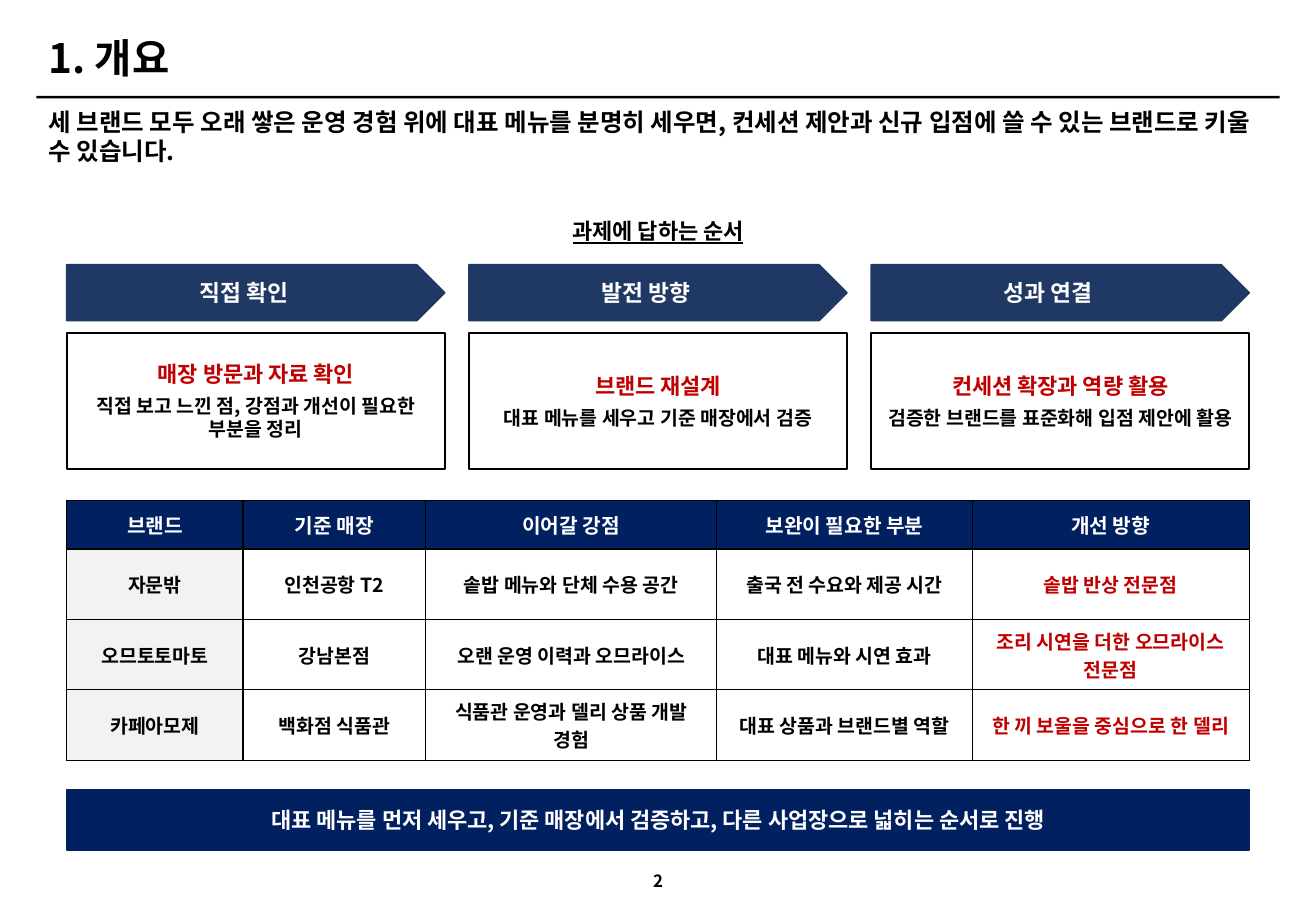
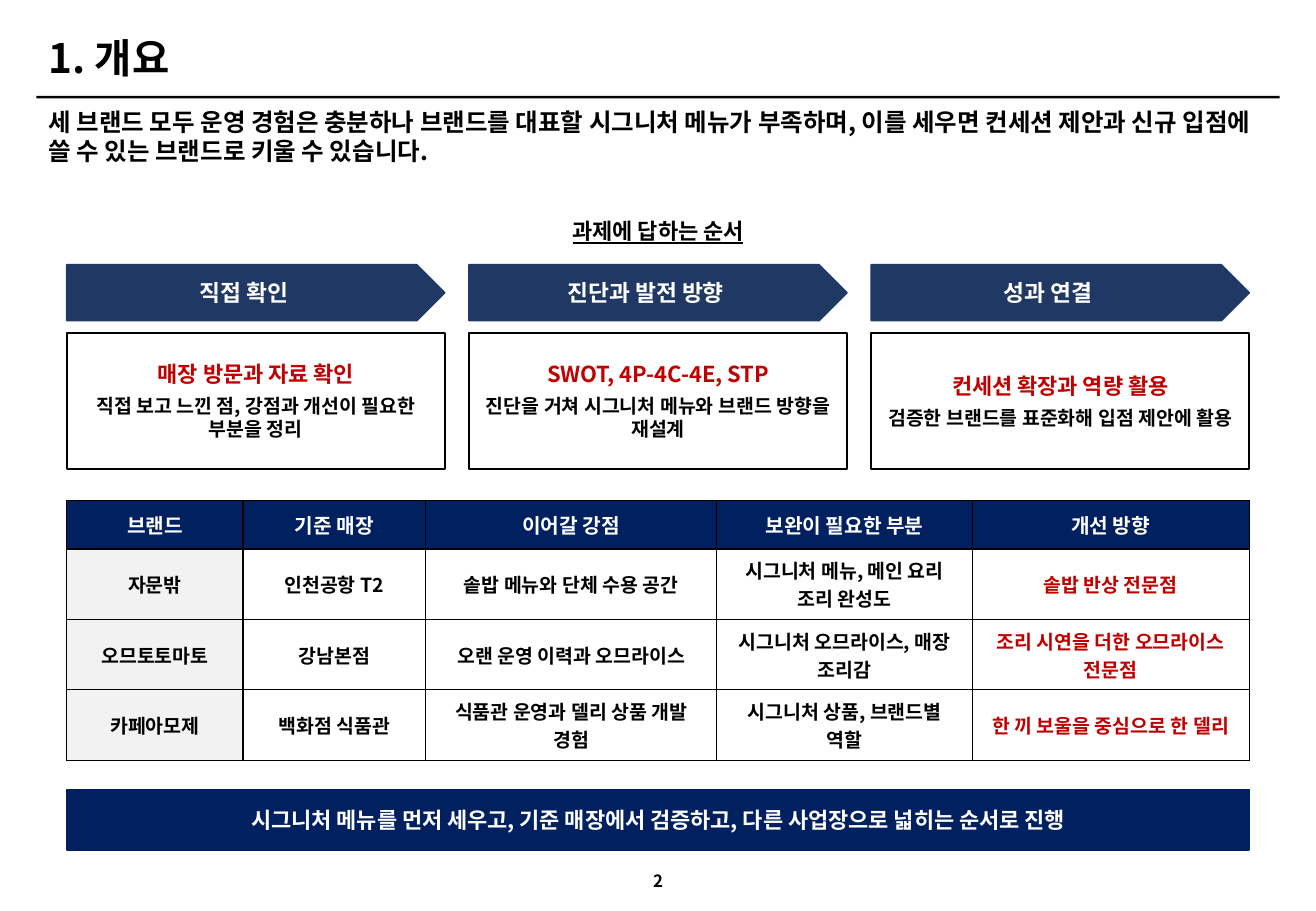
Before and after one commit to grandnim-wq/Claude, a slide deck: slide 2 of 아모제_3개브랜드_개선전략_최종.pptx. Drawn at 1316x911 pixels with LibreOffice and Linux fonts; fonts in the diff are those of the drawing. Boxes give left, top, right and bottom in pixels: in the first picture for what was removed or moved away, otherwise in the second. Text is boxed around its words. In the diff, an @@ line names an element or a change of style, - is before the commit and + after.

```diff
--- a/아모제_3개브랜드_개선전략_최종.pptx
+++ b/아모제_3개브랜드_개선전략_최종.pptx
@@ text at [49,110,1251,163]: text changed @@
-세 브랜드 모두 오래 쌓은 운영 경험 위에 대표 메뉴를 분명히 세우면, 컨세션 제안과 신규 입점에 쓸 수 있는 브랜드로 키울 수 있습니다.
+세 브랜드 모두 운영 경험은 충분하나 브랜드를 대표할 시그니처 메뉴가 부족하며, 이를 세우면 컨세션 제안과 신규 입점에 쓸 수 있는 브랜드로 키울 수 있습니다.
@@ text at [568,281,724,303]: text changed @@
-발전 방향
+진단과 발전 방향
@@ text at [486,365,830,438]: text changed @@
-브랜드 재설계
-대표 메뉴를 세우고 기준 매장에서 검증
+SWOT, 4P-4C-4E, STP
+진단을 거쳐 시그니처 메뉴와 브랜드 방향을 재설계
@@ table at [67,501,1249,753] @@
-row 2, column 4: 출국 전 수요와 제공 시간
+row 2, column 4: 시그니처 메뉴, 메인 요리 조리 완성도
-row 3, column 4: 대표 메뉴와 시연 효과
+row 3, column 4: 시그니처 오므라이스, 매장 조리감
-row 4, column 4: 대표 상품과 브랜드별 역할
+row 4, column 4: 시그니처 상품, 브랜드별 역할
@@ text at [251,809,1065,833]: text changed @@
-대표 메뉴를 먼저 세우고, 기준 매장에서 검증하고, 다른 사업장으로 넓히는 순서로 진행
+시그니처 메뉴를 먼저 세우고, 기준 매장에서 검증하고, 다른 사업장으로 넓히는 순서로 진행
```
Also in this commit, not shown: 8 other slides changed, 10 slides added.
